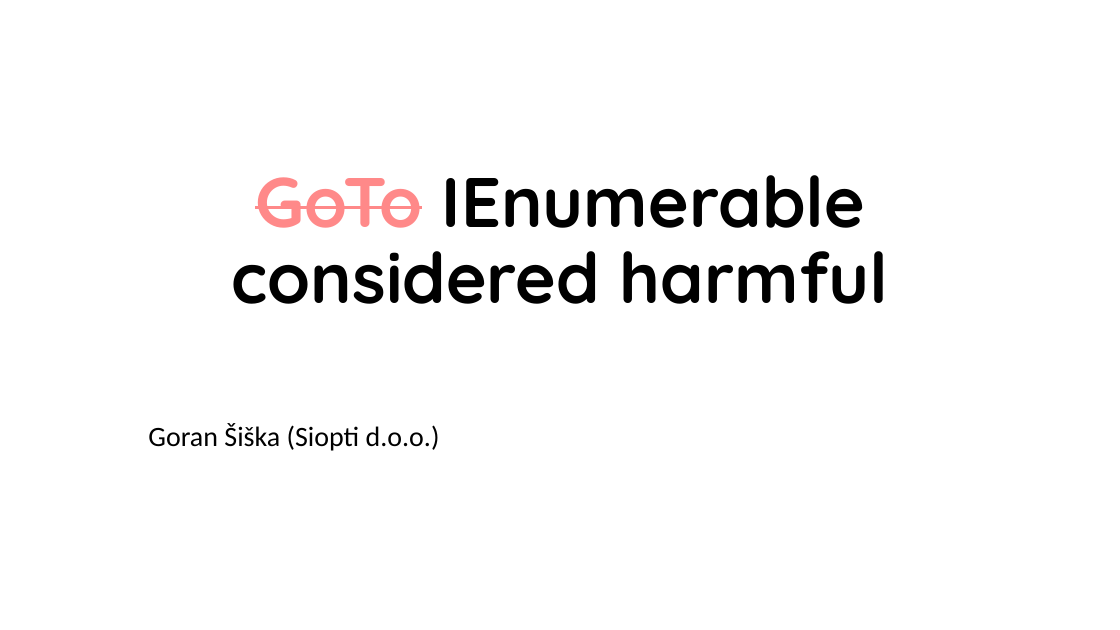
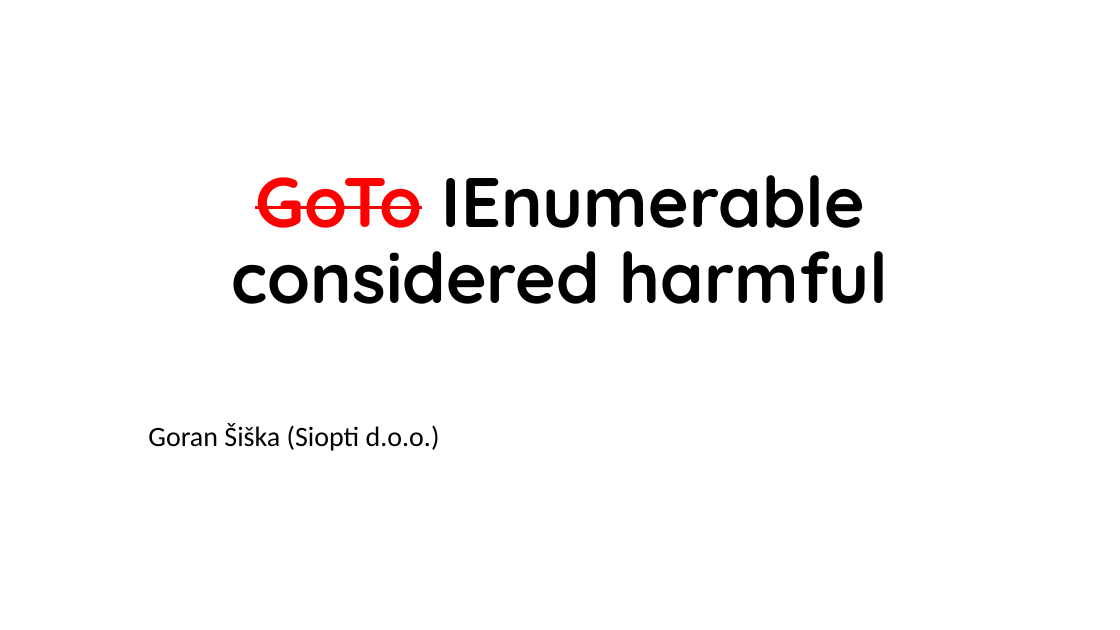
Before and after one commit to GoranSiska/IEnumerableConsideredHarmful, a slide deck: slide 1 of IEnumerable considered harmful.pptx. Drawn at 1120x630 pixels with LibreOffice and Linux fonts; fonts in the diff are those of the drawing; background and template pictures are left out. Boxes give left, top, right and bottom in pixels: in the first picture for what was removed or moved away, otherwise in the second. Text is boxed around its words. In the diff, an @@ line names an element or a change of style, - is before the commit and + after.

```diff
--- a/IEnumerable considered harmful.pptx
+++ b/IEnumerable considered harmful.pptx
@@ title "GoTo IEnumerable considered harmful" at (232,175,889,304): text colour #FF8989 to #FF0000 in "GoTo" @@
```
Also in this commit, not shown: 2 other slides changed, 3 slides added, 2 other files.
